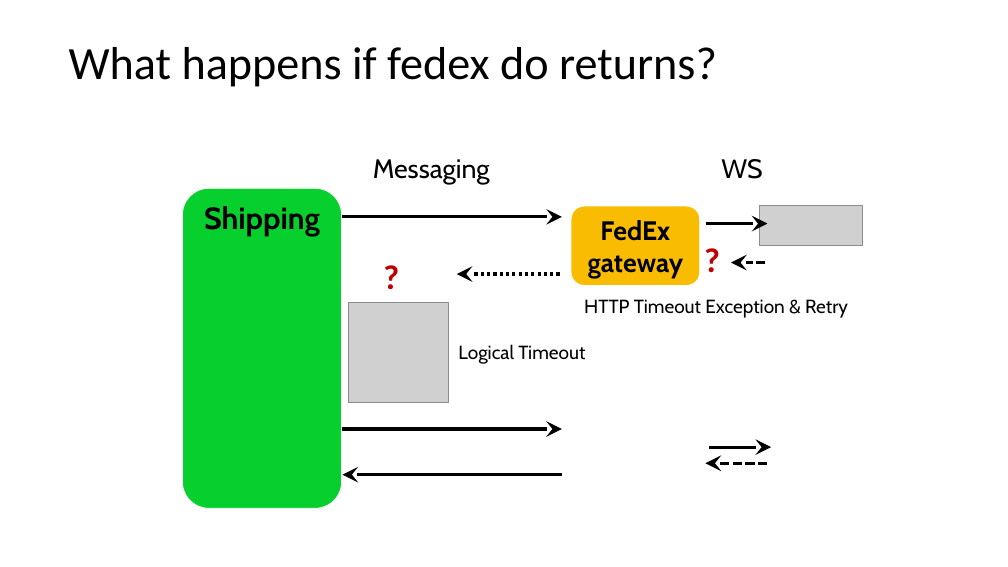
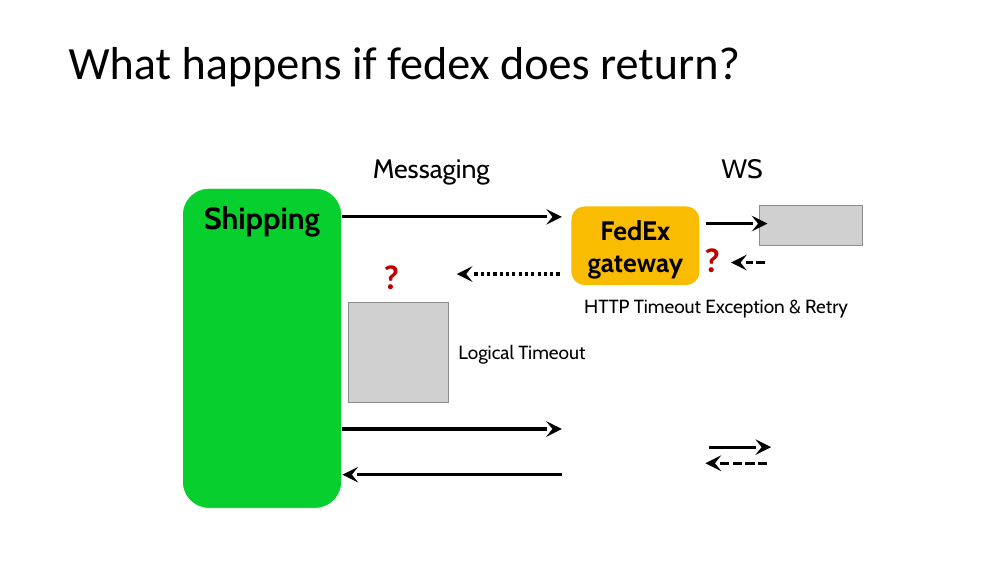
Before and after one commit to Particular/SagaMasterClass, a slide deck: slide 41 of SagaMasterClass.pptx. Drawn at 1008x567 pixels with LibreOffice and Linux fonts; fonts in the diff are those of the drawing; grey boxes stand for pictures. Boxes give left, top, right and bottom in pixels: in the first picture for what was removed or moved away, otherwise in the second. Text is boxed around its words. In the diff, an @@ line names an element or a change of style, - is before the commit and + after.

Commit message:
Exercise 4 & spelling

```diff
--- a/SagaMasterClass.pptx
+++ b/SagaMasterClass.pptx
@@ text at (69,47,740,87): text changed @@
-What happens if fedex do returns?
+What happens if fedex does return?
```
Also in this commit, not shown: 1 other slide changed.
